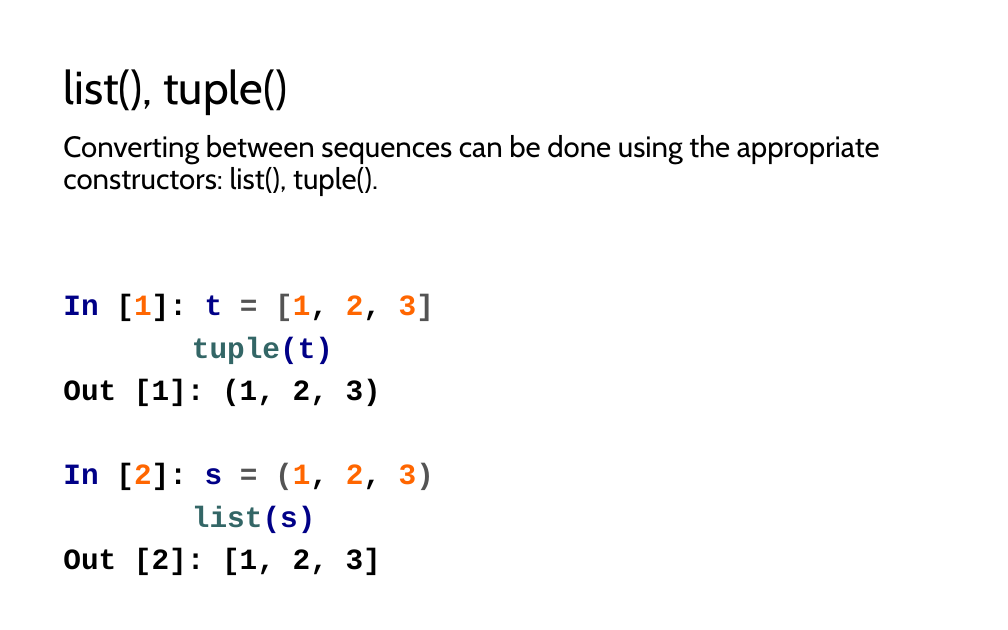
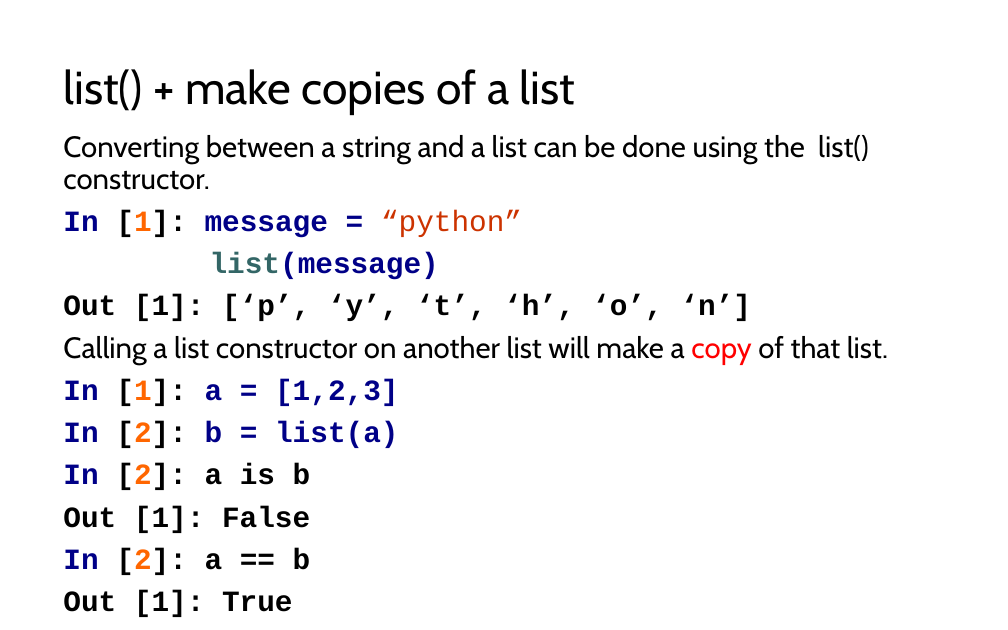
Before and after one commit to LongBaoNguyen/longbaonguyen.github.io, a slide deck: slide 18 of courses/apcsp/lect7.pptx (slide 8 before the commit). Drawn at 1008x630 pixels with LibreOffice and Linux fonts; fonts in the diff are those of the drawing. Boxes give left, top, right and bottom in pixels: in the first picture for what was removed or moved away, otherwise in the second. Text is boxed around its words. In the diff, an @@ line names an element or a change of style, - is before the commit and + after.

```diff
--- a/courses/apcsp/lect7.pptx
+++ b/courses/apcsp/lect7.pptx
@@ title at (63, 69, 575, 115): text changed @@
-list(), tuple()
+list() + make copies of a list
@@ text at (63, 135, 888, 617): text changed; font Cabin to Courier New @@
-Converting between sequences can be done using the appropriate constructors: list(), tuple().
-In [1]: t = [1, 2, 3]
-tuple(t)
-Out [1]: (1, 2, 3)
-In [2]: s = (1, 2, 3)
-list(s)
-Out [2]: [1, 2, 3]
+Converting between a string and a list can be done using the list() constructor.
+In [1]: message = “python”
+list(message)
+Out [1]: [‘p’, ‘y’, ‘t’, ‘h’, ‘o’, ‘n’]
+Calling a list constructor on another list will make a copy of that list.
+In [1]: a = [1,2,3]
+In [2]: b = list(a)
+In [2]: a is b
+Out [1]: False
+In [2]: a == b
+Out [1]: True
```
Also in this commit, not shown: 15 other slides changed, 20 slides added, 14 slides removed, 14 other files.
